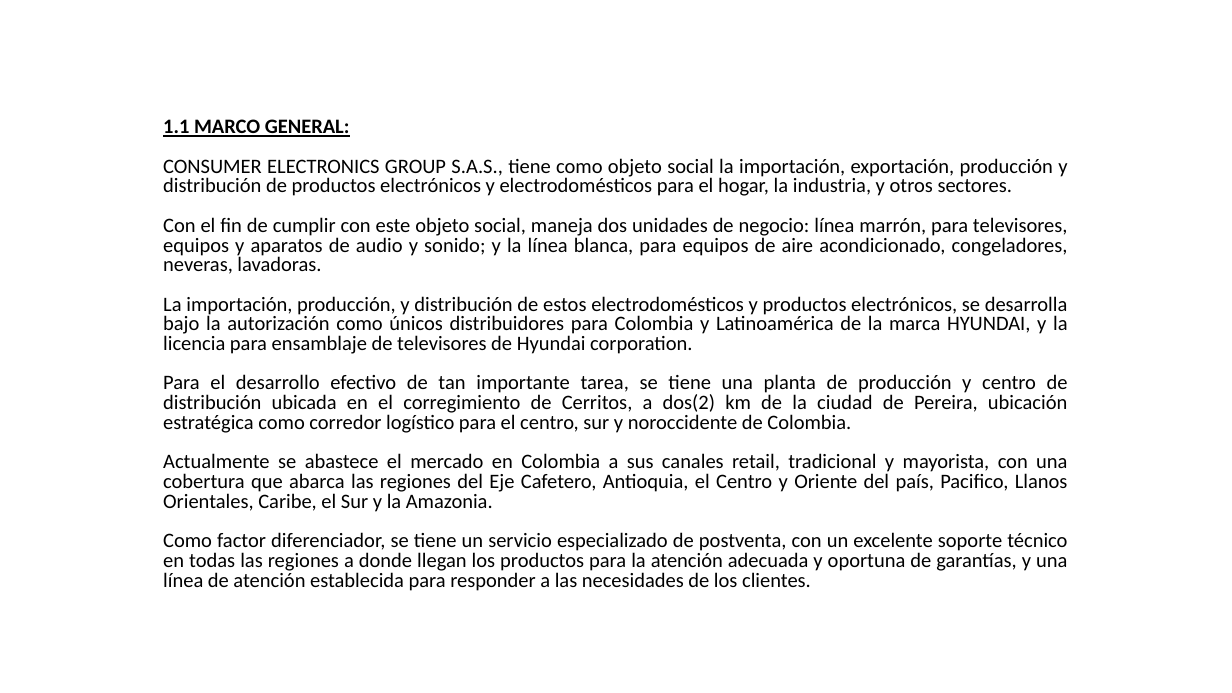
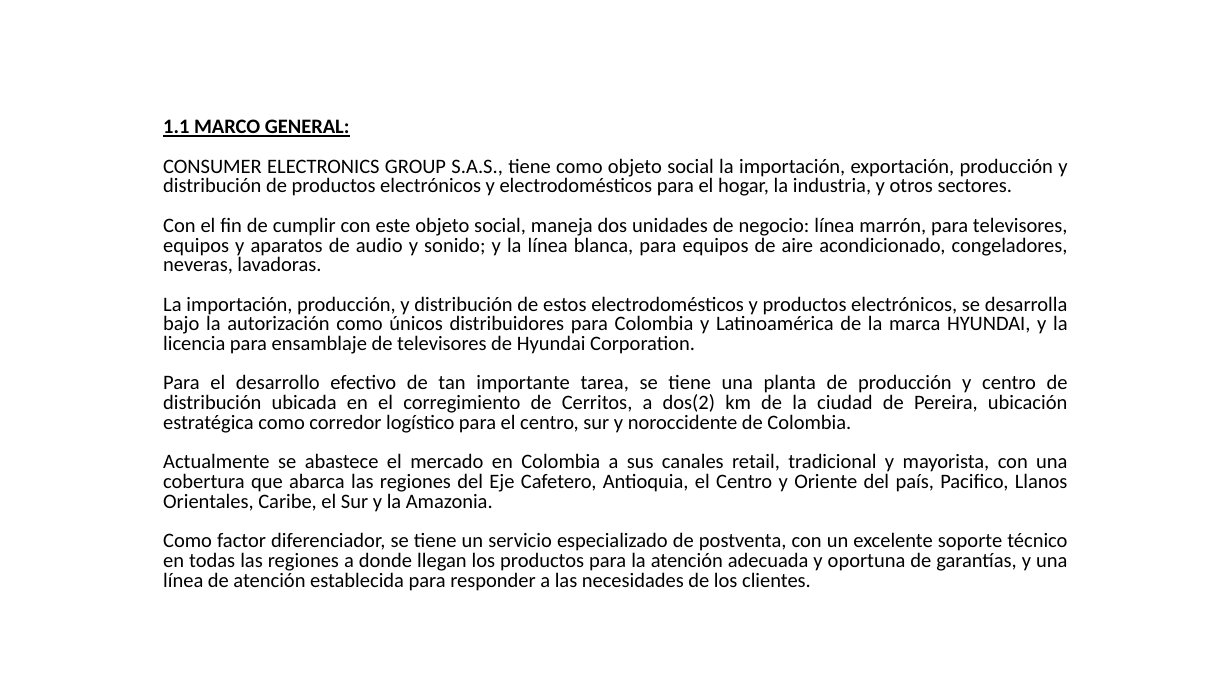
Before and after one commit to anthourrego/intranet, a slide deck: slide 3 of documentos/pres.pptx. Drawn at 1232x693 pixels with LibreOffice and Linux fonts; fonts in the diff are those of the drawing; background and template pictures are left out. Boxes give left, top, right and bottom in pixels: in the first picture for what was removed or moved away, otherwise in the second. Text is boxed around its words. In the diff, an @@ line names an element or a change of style, - is before the commit and + after.

```diff
--- a/documentos/pres.pptx
+++ b/documentos/pres.pptx
@@ text at [163, 296, 1068, 354]: text changed @@
-La importación, producción, y distribución de estos electrodomésticos y productos electrónicos, se desarrolla bajo la autorización como únicos distribuidores para Colombia y Latinoamérica de la marca HYUNDAI, y la licencia para ensamblaje de televisores de Hyundai corporation.
+La importación, producción, y distribución de estos electrodomésticos y productos electrónicos, se desarrolla bajo la autorización como únicos distribuidores para Colombia y Latinoamérica de la marca HYUNDAI, y la licencia para ensamblaje de televisores de Hyundai Corporation.
```
Also in this commit, not shown: 8 other slides changed, 6 other files.
